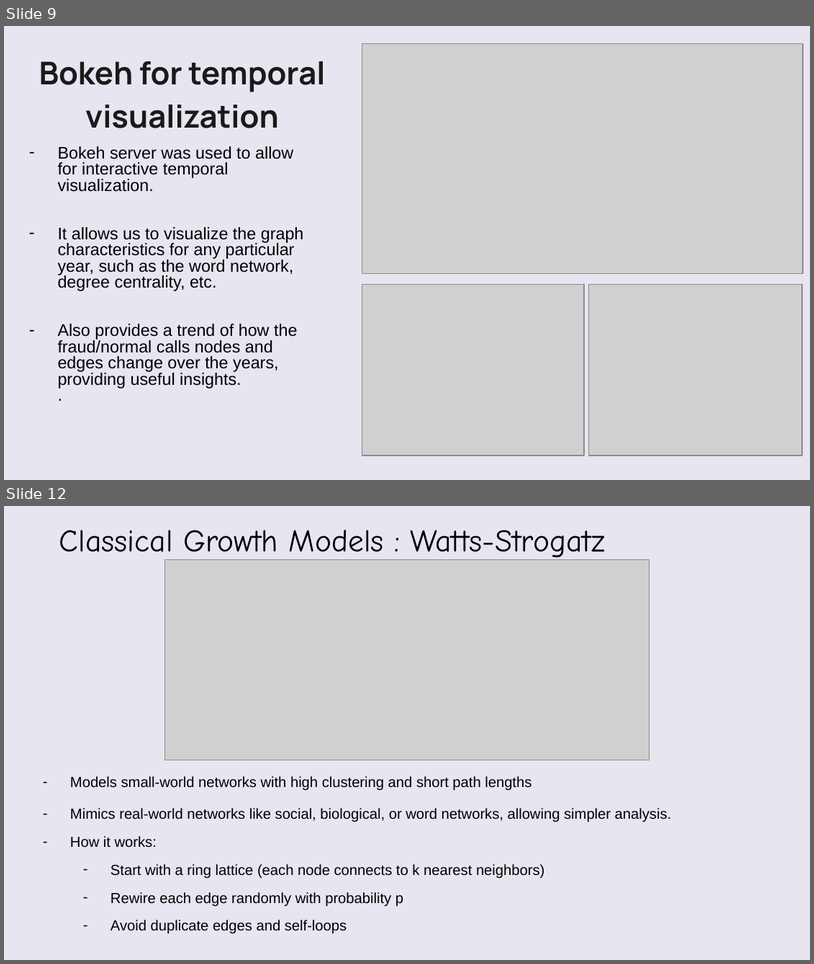
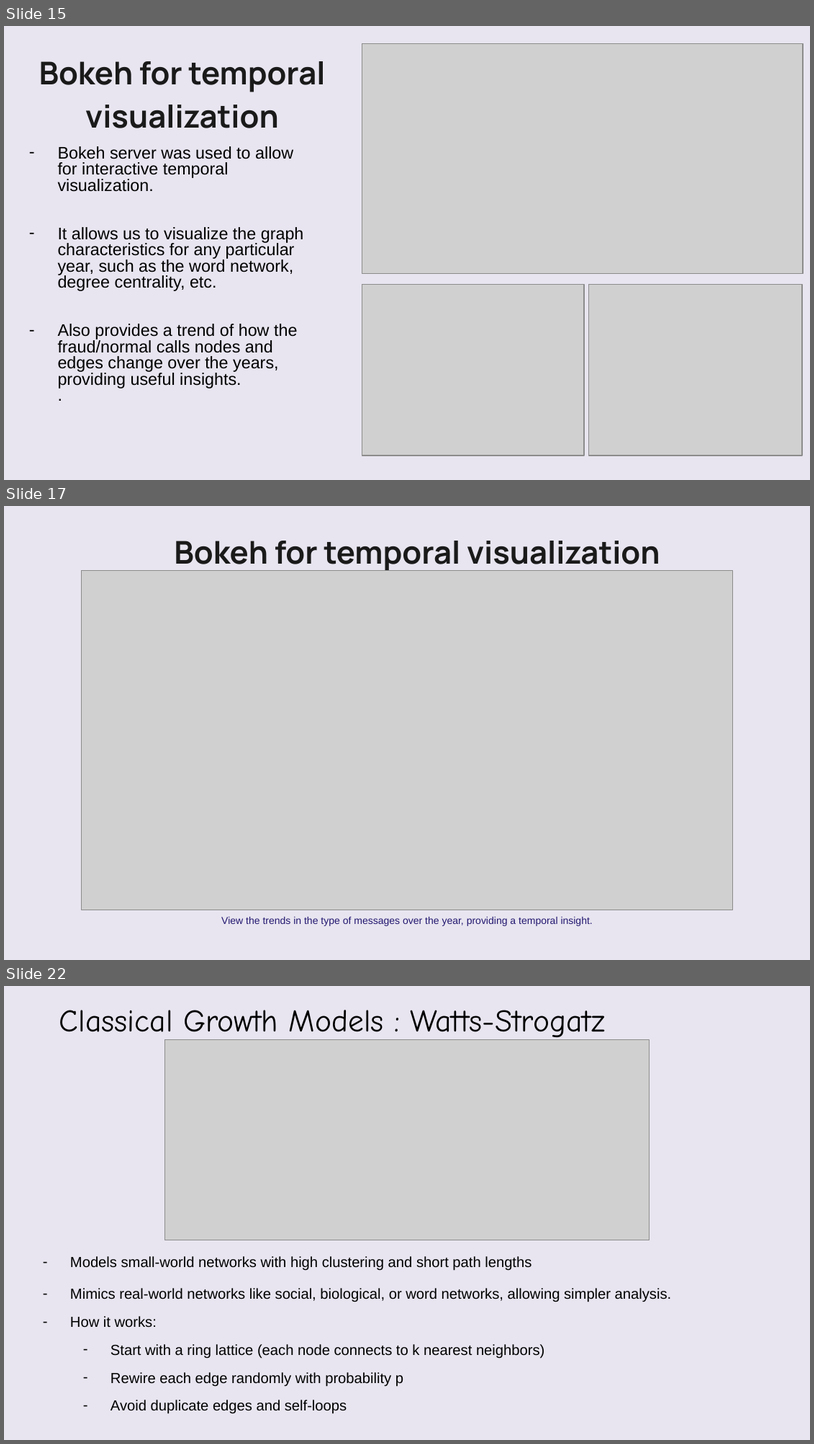
Before and after one commit to VatsalBhuva11/hoax-call-temporal-analysis, a slide deck: Group_16_SNA.pptx. Shown one above the other, each under a label of ours: slides 9 and 12 before the commit, slides 15, 17 and 22 after it; the slides between them are not shown. The pictures are 814x964 and 814x1444 pixels, drawn with LibreOffice and Linux fonts; fonts in the diff are those of the drawing; grey boxes stand for pictures; background and template pictures are left out. Boxes give left, top, right and bottom in pixels: in the first picture for what was removed or moved away, otherwise in the second. Text is boxed around its words. In the diff, an @@ line names an element or a change of style, - is before the commit and + after.

```diff
--- a/Group_16_SNA.pptx
+++ b/Group_16_SNA.pptx
@@ slide 17 added at (x1=4, y1=506, x2=810, y2=960), background picture (left out) @@
@@ freeform shape added at (x1=4, y1=506, x2=810, y2=960), fill #FAFAFA at 75% opacity @@
@@ text added at (x1=174, y1=541, x2=661, y2=571), 28 pt, text #1A1A1A, bold @@
+Bokeh for temporal visualization
@@ picture added at (x1=82, y1=571, x2=734, y2=910) @@
@@ text added at (x1=221, y1=916, x2=593, y2=926), 9 pt, text #231870 @@
+View the trends in the type of messages over the year, providing a temporal insight.
@@ what was slide 9 is now slide 15 @@
@@ what was slide 12 is now slide 22 @@
```
Also in this commit, not shown: 4 slides changed, 10 other slides added, 1 slide removed, 3 other files.
